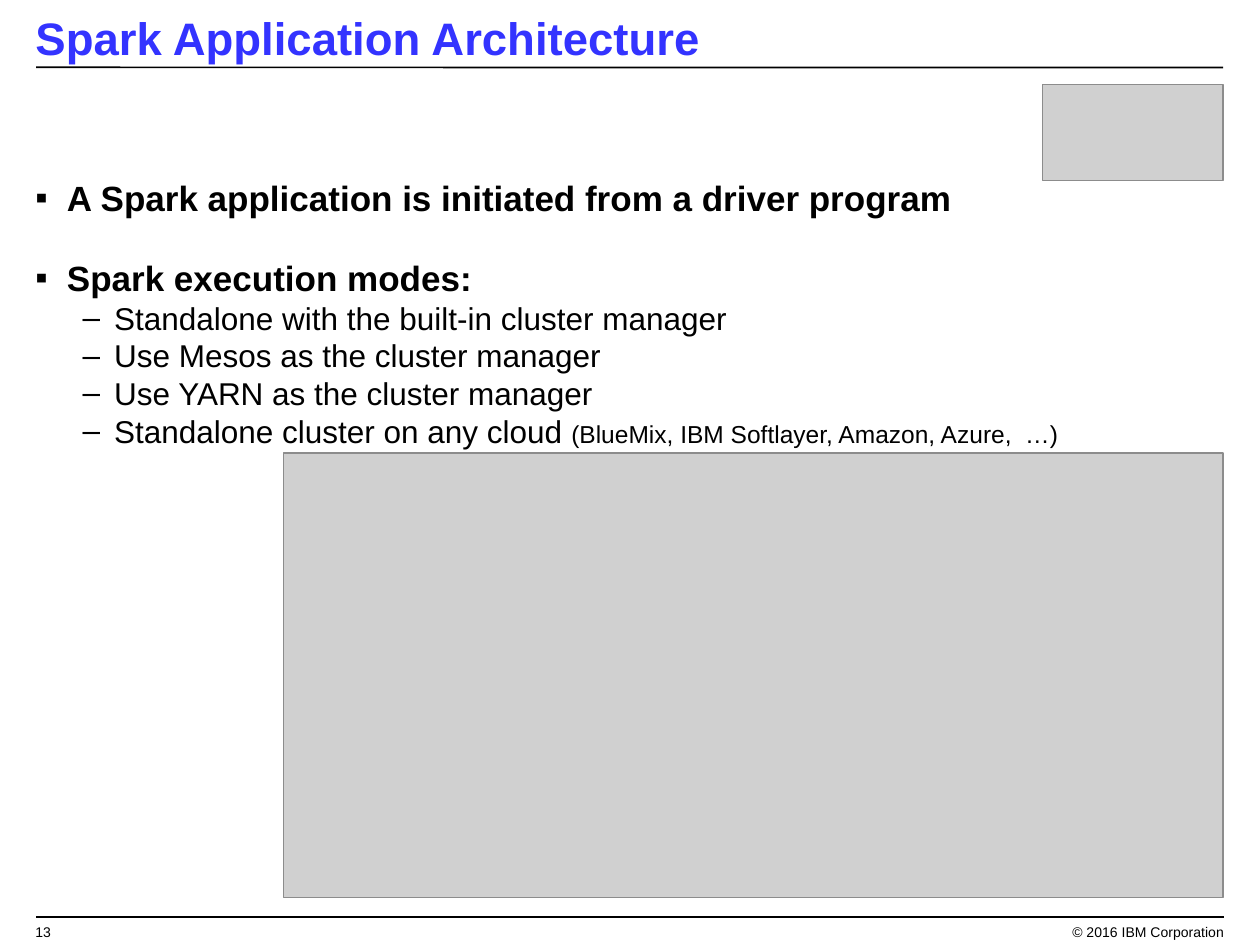
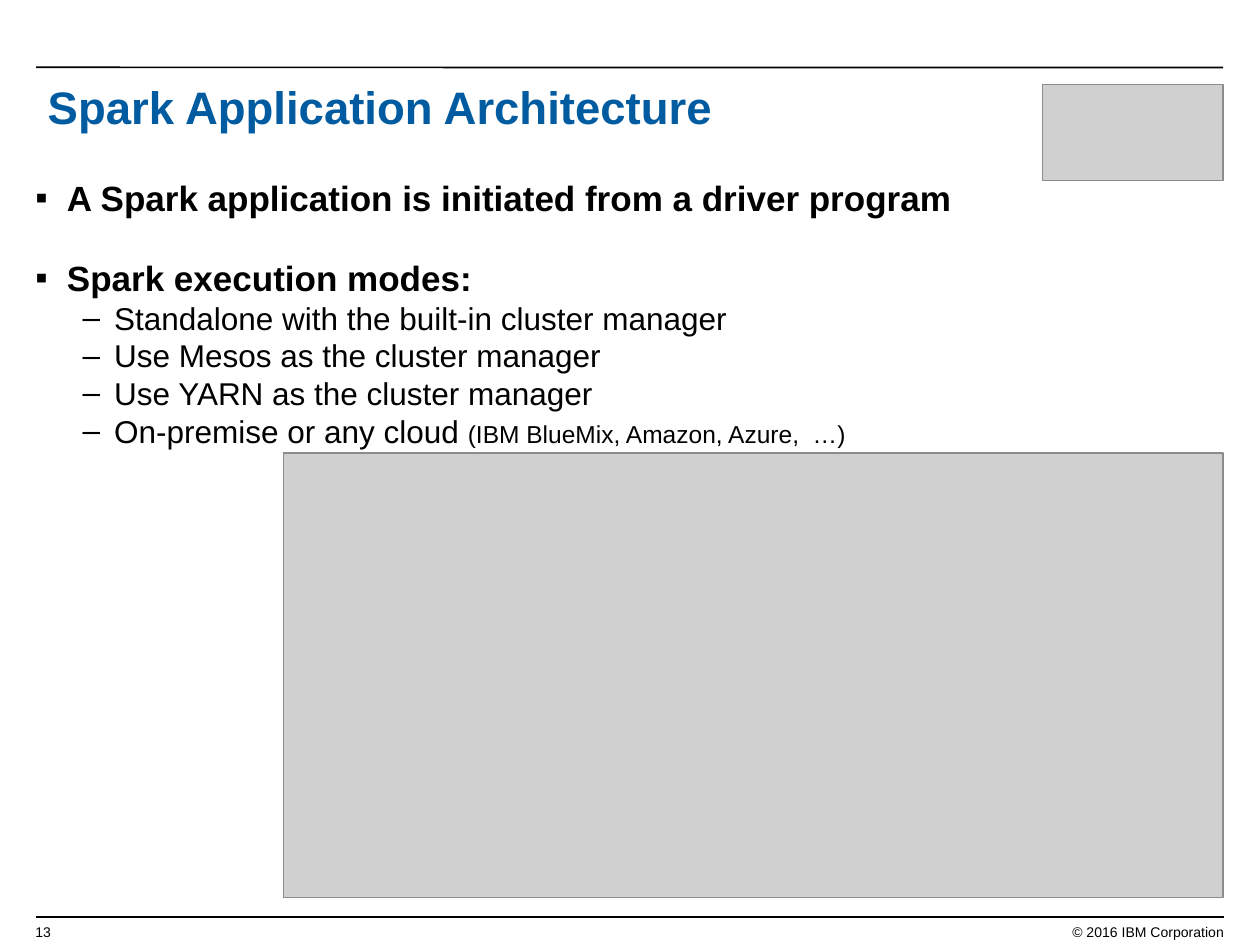
Before and after one commit to jpatter/SparkPOT, a slide deck: slide 13 of Lab-1/Coding w Apache Spark.ppt. Drawn at 1260x945 pixels with LibreOffice and Linux fonts; fonts in the diff are those of the drawing; grey boxes stand for pictures; background and template pictures are left out. Boxes give left, top, right and bottom in pixels: in the first picture for what was removed or moved away, otherwise in the second. Text is boxed around its words. In the diff, an @@ line names an element or a change of style, - is before the commit and + after.

```diff
--- a/Lab-1/Coding w Apache Spark.ppt
+++ b/Lab-1/Coding w Apache Spark.ppt
@@ title "Spark Application Architecture": place and size @@
-title "Spark Application Architecture" at <box>35,22,699,64</box>
+title "Spark Application Architecture" at <box>48,91,712,133</box>
@@ title "Spark Application Architecture" at <box>48,91,712,133</box>: text colour #3333FF to #005BA0 @@
@@ text at <box>114,420,799,449</box>: text changed @@
-  – Standalone cluster on any cloud (BlueMix, IBM Softlayer, Amazon, Azure, …)
+  – On-premise or any cloud (IBM BlueMix, Amazon, Azure, …)
```
Also in this commit, not shown: 26 other slides changed, 4 slides added, 2 slides removed.
